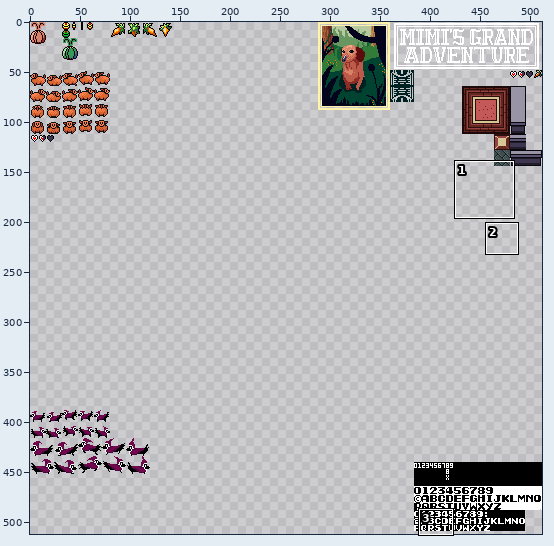
A sprite sheet gets an edit: atlas.png. The picture above shows the old version from afar; the outline marks the close-up.
Close-up. The starting point:
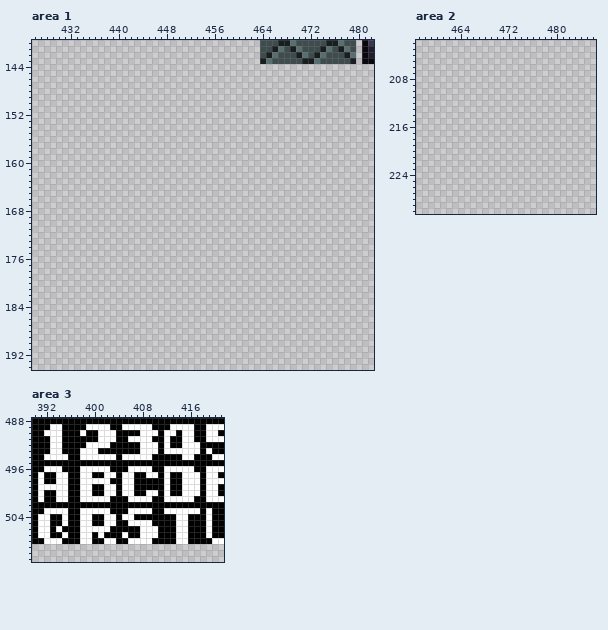
The file is 512x512 pixels. Colours within 5 levels of each other are drawn and written as one. Shown: area 1: x 426..482, y 140..194; area 2: x 457..486, y 202..230; area 3: x 390..421, y 488..511.
New version:
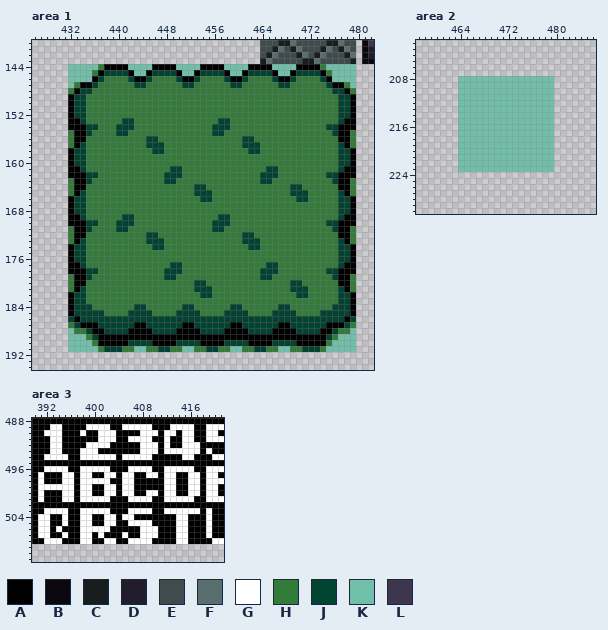
Palette (. is transparent): A #000000  B #0a080e  C #181d1d  D #211d2d  E #3e4c4d  F #596e6f  G #ffffff  H #327b39  J #014331  K #6fbfa9  L #3d364e
Author's note on the commit: tiles work now
Change:
--- area 1
@@ x 426..482 @@
 143 ......................................CFEEEEECCFEEEEEC.BB
-144 .........................................................
-145 .........................................................
-146 .........................................................
-147 .........................................................
-148 .........................................................
-149 .........................................................
-150 .........................................................
-151 .........................................................
-152 .........................................................
-153 .........................................................
-154 .........................................................
-155 .........................................................
-156 .........................................................
-157 .........................................................
-158 .........................................................
-159 .........................................................
-160 .........................................................
-161 .........................................................
-162 .........................................................
-163 .........................................................
-164 .........................................................
-165 .........................................................
-166 .........................................................
-167 .........................................................
-168 .........................................................
-169 .........................................................
-170 .........................................................
-171 .........................................................
-172 .........................................................
-173 .........................................................
-174 .........................................................
-175 .........................................................
-176 .........................................................
-177 .........................................................
-178 .........................................................
-179 .........................................................
-180 .........................................................
-181 .........................................................
-182 .........................................................
-183 .........................................................
-184 .........................................................
-185 .........................................................
-186 .........................................................
-187 .........................................................
-188 .........................................................
-189 .........................................................
-190 .........................................................
-191 .........................................................
+144 ......KKKKKHAAAAKKKKAAAAKKKKAAAAKKKKAAAAKKKKAAAAHKKKKK...
+145 ......KKKKHAJJJJAKKAJJJJAKKAJJJJAKKAJJJJAKKAJJJJAHKKKK...
+146 ......KKKKAJHHHHJAAJHHHHJAAJHHHHJAAJHHHHJAAJHHHHJAKKKK...
+147 ......KHAAJHHHHHHJJHHHHHHJJHHHHHHJJHHHHHHJJHHHHHHJAAHK...
+148 ......HAJJHHHHHHHHHHHHHHHHHHHHHHHHHHHHHHHHHHHHHHHHJJAH...
+149 ......AJJHHHHHHHHHHHHHHHHHHHHHHHHHHHHHHHHHHHHHHHHHHJJA...
+150 ......AJJHHHHHHHHHHHHHHHHHHHHHHHHHHHHHHHHHHHHHHHHHHJJA...
+151 ......AJJHHHHHHHHHHHHHHHHHHHHHHHHHHHHHHHHHHHHHHHHHHJJA...
+152 ......AJJHHHHHHHHHHHHHHHHHHHHHHHHHHHHHHHHHHHHHHHHHHJJA...
+153 ......AAJHHHHHHJJHHHHHHHHHHHHHHJJHHHHHHHHHHHHHHHHHHJAA...
+154 ......AAAJJHHHJJJHHHHHHHHHHHHHJJJHHHHHHHHHHHHHHHHJJAAA...
+155 ......HAAJHHHHJJHHHHHHHHHHHHHHJJHHHHHHHHHHHHHHHHHHJAAH...
+156 ......HAAHHHHHHHHHHJJHHHHHHHHHHHHHHJJHHHHHHHHHHHHHHAAH...
+157 ......HAJHHHHHHHHHHJJJHHHHHHHHHHHHHJJJHHHHHHHHHHHHHJAH...
+158 ......AJJHHHHHHHHHHHJJHHHHHHHHHHHHHHJJHHHHHHHHHHHHHJJA...
+159 ......AJJHHHHHHHHHHHHHHHHHHHHHHHHHHHHHHHHHHHHHHHHHHJJA...
+160 ......AJJHHHHHHHHHHHHHHHHHHHHHHHHHHHHHHHHHHHHHHHHHHJJA...
+161 ......AAJHHHHHHHHHHHHHHJJHHHHHHHHHHHHHHJJHHHHHHHHHHJAA...
+162 ......AAAJJHHHHHHHHHHHJJJHHHHHHHHHHHHHJJJHHHHHHHHJJAAA...
+163 ......HAAJHHHHHHHHHHHHJJHHHHHHHHHHHHHHJJHHHHHHHHHHJAAH...
+164 ......HAAHHHHHHHHHHHHHHHHHHJJHHHHHHHHHHHHHHJJHHHHHHAAH...
+165 ......HAJHHHHHHHHHHHHHHHHHHJJJHHHHHHHHHHHHHJJJHHHHHJAH...
+166 ......AJJHHHHHHHHHHHHHHHHHHHJJHHHHHHHHHHHHHHJJHHHHHJJA...
+167 ......AJJHHHHHHHHHHHHHHHHHHHHHHHHHHHHHHHHHHHHHHHHHHJJA...
+168 ......AJJHHHHHHHHHHHHHHHHHHHHHHHHHHHHHHHHHHHHHHHHHHJJA...
+169 ......AAJHHHHHHJJHHHHHHHHHHHHHHJJHHHHHHHHHHHHHHHHHHJAA...
+170 ......AAAJJHHHJJJHHHHHHHHHHHHHJJJHHHHHHHHHHHHHHHHJJAAA...
+171 ......HAAJHHHHJJHHHHHHHHHHHHHHJJHHHHHHHHHHHHHHHHHHJAAH...
+172 ......HAAHHHHHHHHHHJJHHHHHHHHHHHHHHJJHHHHHHHHHHHHHHAAH...
+173 ......HAJHHHHHHHHHHJJJHHHHHHHHHHHHHJJJHHHHHHHHHHHHHJAH...
+174 ......AJJHHHHHHHHHHHJJHHHHHHHHHHHHHHJJHHHHHHHHHHHHHJJA...
+175 ......AJJHHHHHHHHHHHHHHHHHHHHHHHHHHHHHHHHHHHHHHHHHHJJA...
+176 ......AJJHHHHHHHHHHHHHHHHHHHHHHHHHHHHHHHHHHHHHHHHHHJJA...
+177 ......AAJHHHHHHHHHHHHHHJJHHHHHHHHHHHHHHJJHHHHHHHHHHJAA...
+178 ......AAAJJHHHHHHHHHHHJJJHHHHHHHHHHHHHJJJHHHHHHHHJJAAA...
+179 ......HAAJHHHHHHHHHHHHJJHHHHHHHHHHHHHHJJHHHHHHHHHHJAAH...
+180 ......HAAHHHHHHHHHHHHHHHHHHJJHHHHHHHHHHHHHHJJHHHHHHAAH...
+181 ......HAJHHHHHHHHHHHHHHHHHHJJJHHHHHHHHHHHHHJJJHHHHHJAH...
+182 ......AJJHHHHHHHHHHHHHHHHHHHJJHHHHHHHHHHHHHHJJHHHHHJJA...
+183 ......AJJHHHHHHHHHHHHHHHHHHHHHHHHHHHHHHHHHHHHHHHHHHJJA...
+184 ......AJJJHHHHHHHJJHHHHHHJJHHHHHHJJHHHHHHJJHHHHHHHJJJA...
+185 ......AJJJJJHHHHJJJJHHHHJJJJHHHHJJJJHHHHJJJJHHHHJJJJJA...
+186 ......JAJJJJJJJJJJJJJJJJJJJJJJJJJJJJJJJJJJJJJJJJJJJJAJ...
+187 ......HJAAAJJJJJJAAJJJJJJAAJJJJJJAAJJJJJJAAJJJJJJAAAJH...
+188 ......KHHJAAJJJJAAAAJJJJAAAAJJJJAAAAJJJJAAAAJJJJAAJHHK...
+189 ......KKKHJAAAAAAAAAAAAAAAAAAAAAAAAAAAAAAAAAAAAAAJHKKK...
+190 ......KKKKHAAAAAJJJJAAAAJJJJAAAAJJJJAAAAJJJJAAAAAHKKKK...
+191 ......KKKKKHJJJHHKKHHJJHHKKHHJJHHKKHHJJHHKKHHJJJHKKKKK...
 192 .........................................................
--- area 2
@@ x 462..481 @@
 207 ....................
-208 ....................
-209 ....................
-210 ....................
-211 ....................
-212 ....................
-213 ....................
-214 ....................
-215 ....................
-216 ....................
-217 ....................
-218 ....................
-219 ....................
-220 ....................
-221 ....................
-222 ....................
-223 ....................
+208 ..KKKKKKKKKKKKKKKK..
+209 ..KKKKKKKKKKKKKKKK..
+210 ..KKKKKKKKKKKKKKKK..
+211 ..KKKKKKKKKKKKKKKK..
+212 ..KKKKKKKKKKKKKKKK..
+213 ..KKKKKKKKKKKKKKKK..
+214 ..KKKKKKKKKKKKKKKK..
+215 ..KKKKKKKKKKKKKKKK..
+216 ..KKKKKKKKKKKKKKKK..
+217 ..KKKKKKKKKKKKKKKK..
+218 ..KKKKKKKKKKKKKKKK..
+219 ..KKKKKKKKKKKKKKKK..
+220 ..KKKKKKKKKKKKKKKK..
+221 ..KKKKKKKKKKKKKKKK..
+222 ..KKKKKKKKKKKKKKKK..
+223 ..KKKKKKKKKKKKKKKK..
 224 ....................
--- area 3
@@ x 390..421 @@
 495 AAAAAAAAAAAAAAAAAAAAAAAAAAAAAAAA
-496 AAGGGAAAGGGGGAAAGGGGAAGGGGGAAGGG
-497 AGAAGGAAGGAAGGAGGAAGGAGAAGGGAGGA
-498 AGAAGGAAGGGGGAAGGAAAAAGAAGGGAGGG
-499 AGGGGGAAGGAAGGAGGAAAAAGAAGGGAGGA
-500 AGAAGGAAGGAAGGAGGAAGGAGAAGGGAGGA
-501 AGAAGGAAGGGGGAAAGGGGAAGGGGGAAGGG
+496 AAGGGGAAGGGGGAAAGGGGAAGGGGGAAGGG
+497 AGAAAGGAGGAAGGAGGAAGGAGGAAGGAGGA
+498 AGAAAGGAGGGGGAAGGAAAAAGGAAGGAGGG
+499 AGGGGGGAGGAAGGAGGAAAAAGGAAGGAGGA
+500 AGAAAGGAGGAAGGAGGAAGGAGGAAGGAGGA
+501 AGAAAGGAGGGGGAAAGGGGAAGGGGGAAGGG
 502 AAAAAAAAAAAAAAAAAAAAAAAAAAAAAAAA
